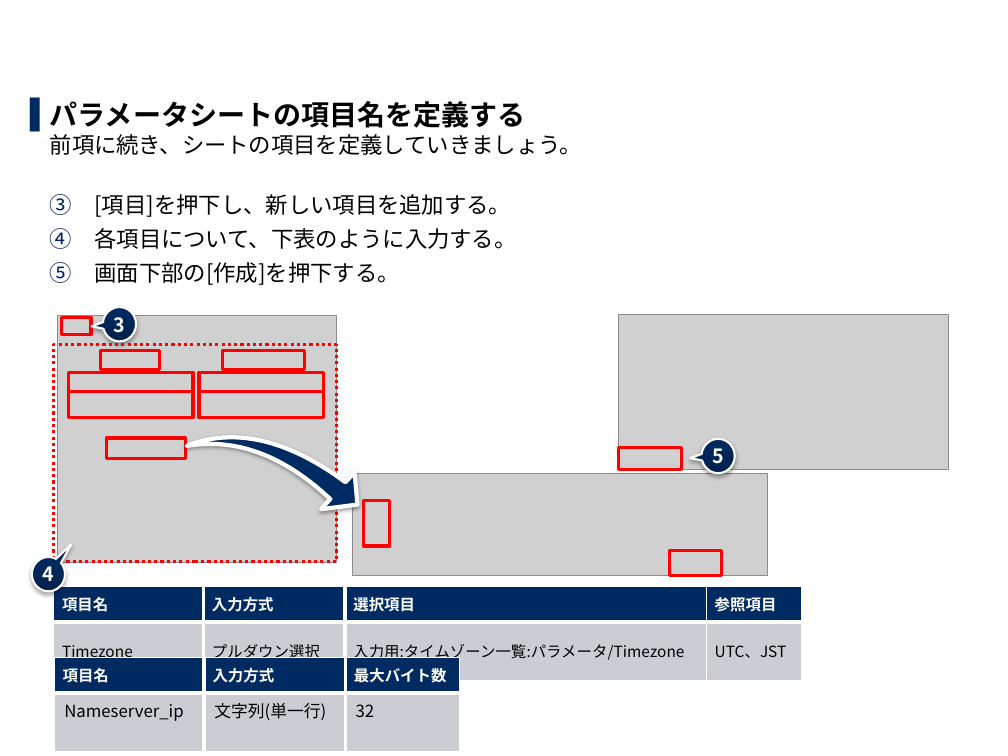
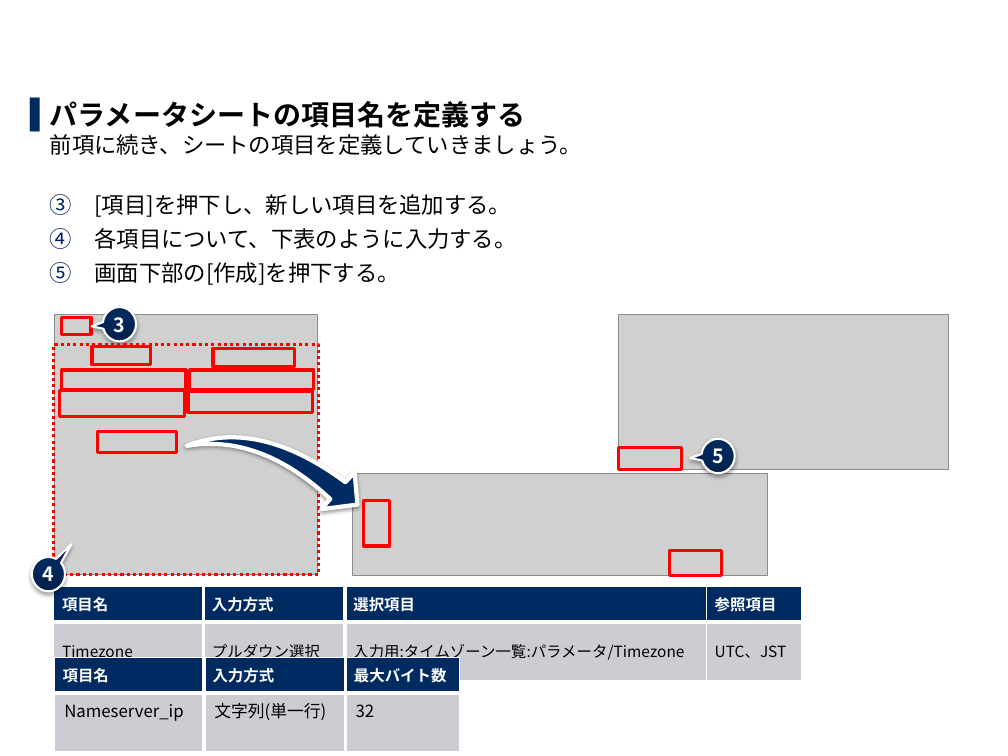
Before and after one commit to exastro-suite/it-automation-docs, a slide deck: slide 23 of asset/Learn_ja/ITA-hg-ps_practice_ja.pptx. Drawn at 1008x756 pixels with LibreOffice and Linux fonts; fonts in the diff are those of the drawing; grey boxes stand for pictures; background and template pictures are left out. Boxes give left, top, right and bottom in pixels: in the first picture for what was removed or moved away, otherwise in the second. Text is boxed around its words. In the diff, an @@ line names an element or a change of style, - is before the commit and + after.

```diff
--- a/asset/Learn_ja/ITA-hg-ps_practice_ja.pptx
+++ b/asset/Learn_ja/ITA-hg-ps_practice_ja.pptx
@@ picture: place and size @@
-picture at (57,316,336,562)
+picture at (54,314,317,575)
@@ rectangle: place and size @@
-rectangle at (53,345,336,562)
+rectangle at (53,345,319,575)
@@ rectangle: place and size @@
-rectangle at (101,351,159,369)
+rectangle at (92,346,150,364)
@@ 4 rectangles: place and size @@
-4 rectangles at (69,351,323,417)
+4 rectangles at (59,349,313,416)
@@ rectangle: place and size @@
-rectangle at (199,391,323,417)
+rectangle at (188,391,312,412)
@@ rectangle: place and size @@
-rectangle at (106,438,184,460)
+rectangle at (98,431,176,453)
```
Also in this commit, not shown: 10 other slides changed, 1 other file.
